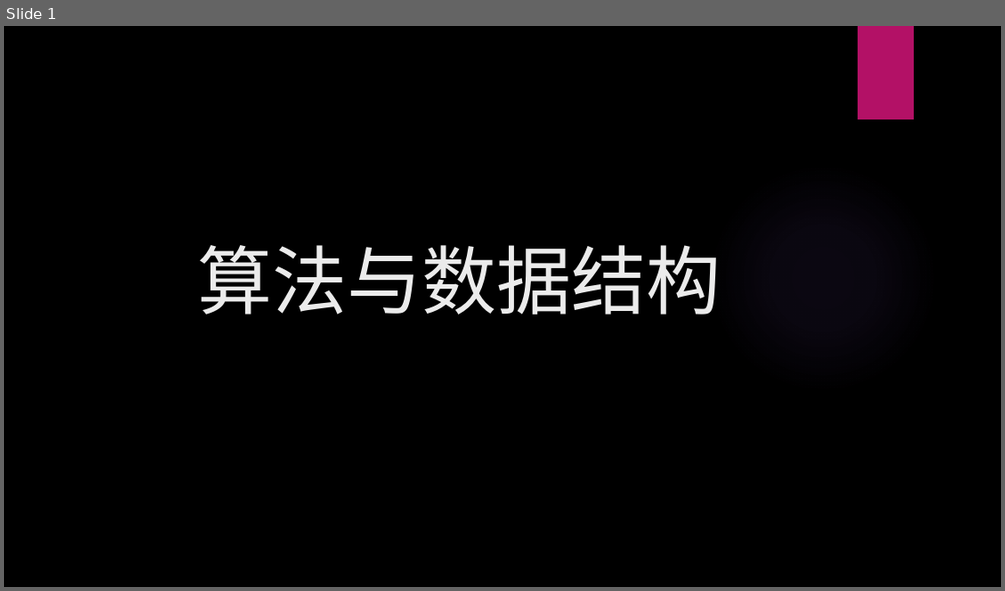
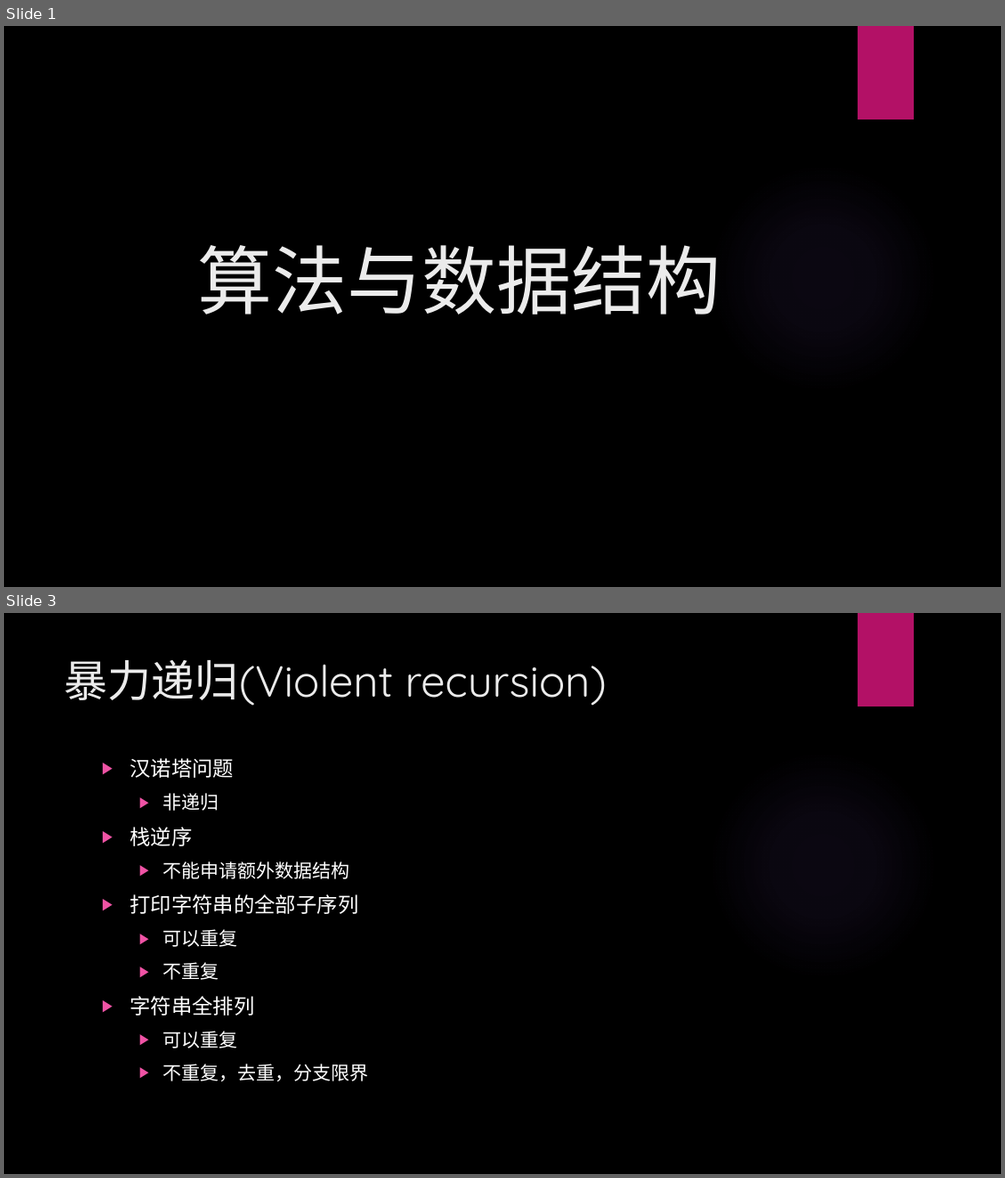
Before and after one commit to yyfst/DataStructureAlgorithm, a slide deck: 算法与数据结构.pptx. Shown one above the other, each under a label of ours: slide 1 before the commit, slides 1 and 3 after it; the slides between them are not shown. The pictures are 1005x591 and 1005x1178 pixels, drawn with LibreOffice and Linux fonts; fonts in the diff are those of the drawing; background and template pictures are left out. Boxes give left, top, right and bottom in pixels: in the first picture for what was removed or moved away, otherwise in the second. Text is boxed around its words. In the diff, an @@ line names an element or a change of style, - is before the commit and + after.

Commit message:
暴力递归--01背包问题

```diff
--- a/算法与数据结构.pptx
+++ b/算法与数据结构.pptx
@@ slide 3 added at bbox=[4, 613, 1001, 1174], background picture (left out); not listed: 2 template elements that a slide beside it also shows @@
@@ title added at bbox=[65, 660, 607, 706], 42 pt, text #EBEBEB @@
+暴力递归(Violent recursion)
@@ text added at bbox=[129, 758, 368, 1081], 18 pt, text #FFFFFF @@
+▶ 汉诺塔问题
+  ▶ 非递归
+  ▶ 栈逆序
+  ▶ 不能申请额外数据结构
+  ▶ 打印字符串的全部子序列
+  ▶ 可以重复
+  ▶ 不重复
+  ▶ 字符串全排列
+  ▶ 可以重复
+  ▶ 不重复，去重，分支限界
```
Also in this commit, not shown: 1 slide changed, 2 other slides added.
